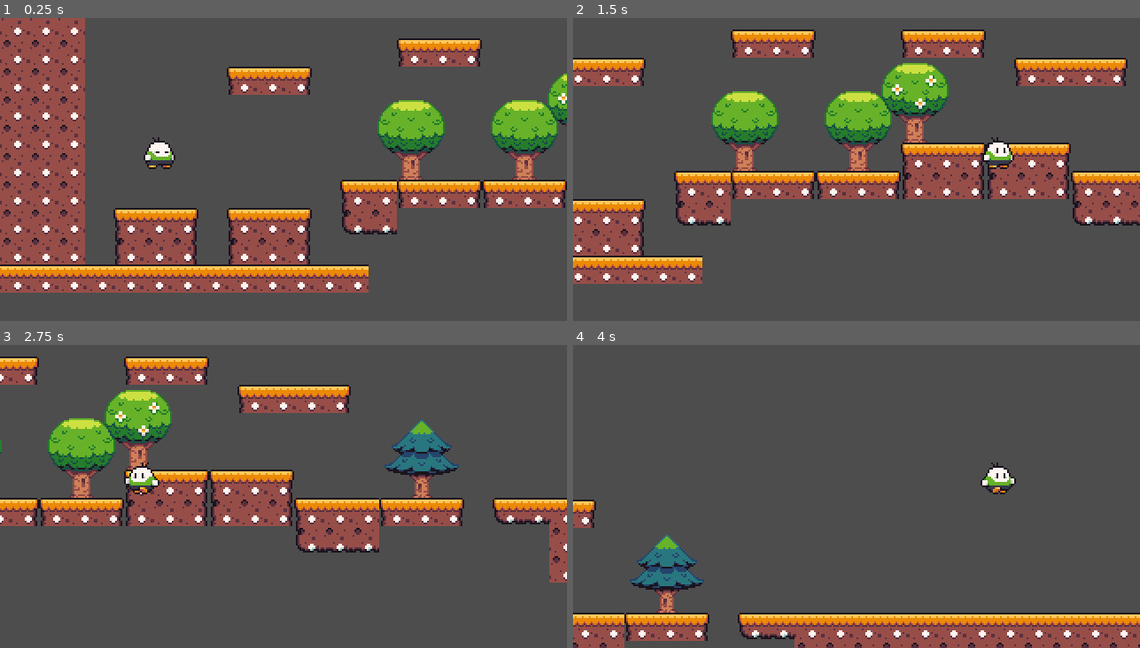
Above: before the commit, frames 1-4 (two rows, left to right).
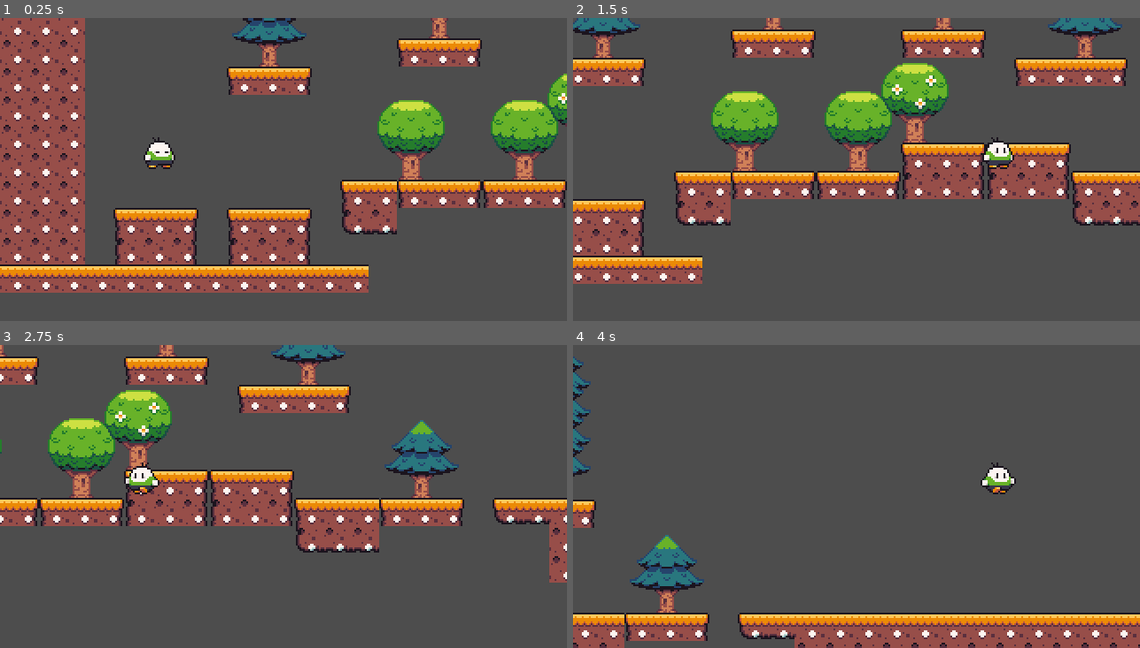
Above: after the commit, the same moments.

Repository: ederpbj/Jogo-de-plataforma-2D
Game: Godot game, scene res://Cenas/level.tscn
Two runs of this game, one before a commit and one after it. Both use one fixed random seed, a clock stepped at 60 frames per second and the inputs below.
Inputs:
- Up to frame 1 (0.25 s): no input
- Up to frame 2 (1.5 s): tap Enter (ui_accept) at 0.5, 0.77 s; hold Right (ui_right) from 0.53 s (still down)
- Up to frame 3 (2.75 s): tap Enter (ui_accept) at 1.52 s; release Right (ui_right) at 2.03 s; hold Left (ui_left) from 2.03 s (still down)
- Up to frame 4 (4 s): release Left (ui_left) at 2.78 s; hold Right (ui_right) from 2.78 s (still down); tap Enter (ui_accept) at 3.02, 3.77 s

The runs differ from the first frame. In frame 1, 1.3% of the frame differs, in the area x 40-80%, y 0-17%; in frame 2, 1.8%, in the area x 0-97%, y 0-14%; in frame 3, 1.0%; in frame 4, 0.6%.

Commit message:
criei arvores, meu nome é cpmjogos

Diff:
--- a/Cenas/level.tscn
+++ b/Cenas/level.tscn
@@ -285,7 +285,7 @@
 layer_1/y_sort_enabled = false
 layer_1/y_sort_origin = 0
 layer_1/z_index = 0
-layer_1/tile_data = PackedInt32Array(983065, 327681, 1, 9830 …(161 unchanged characters)…  1, 917520, 720897, 2, 983056, 720897, 3)
+layer_1/tile_data = PackedInt32Array(983065, 327681, 1, 9830 …(161 unchanged characters)…  1, 917520, 720897, 2, 983056, 720897, 3, 720900, 327681, 1, 655364, 327681, 1, 655370, 327681, 1, 589834, 327681, 1, 655376, 327681, 1, 720917, 327681, 1, 655381, 327681, 1, 589845, 327681, 1, 524309, 327681, 1, 589840, 327681, 1)
 
 [node name="Player" parent="." instance=ExtResource("3_m544g")]
 position = Vector2(40, 242)
